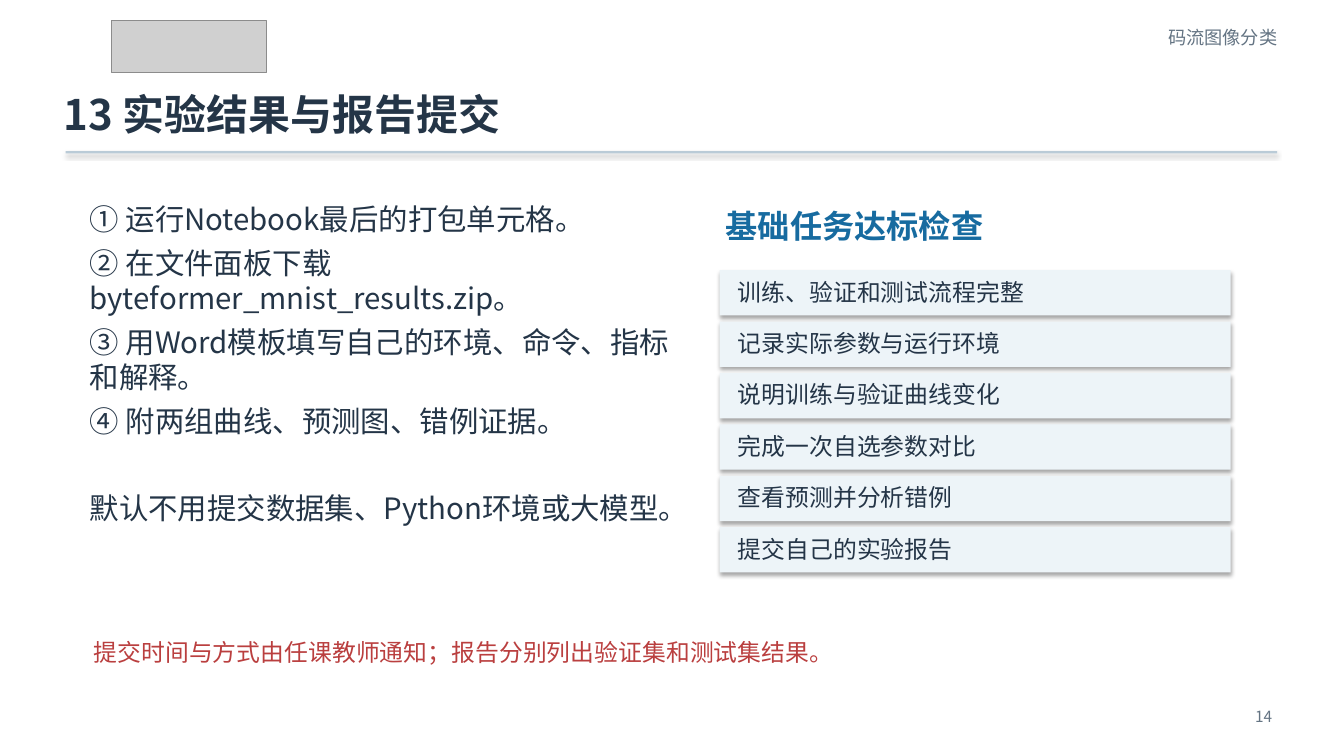
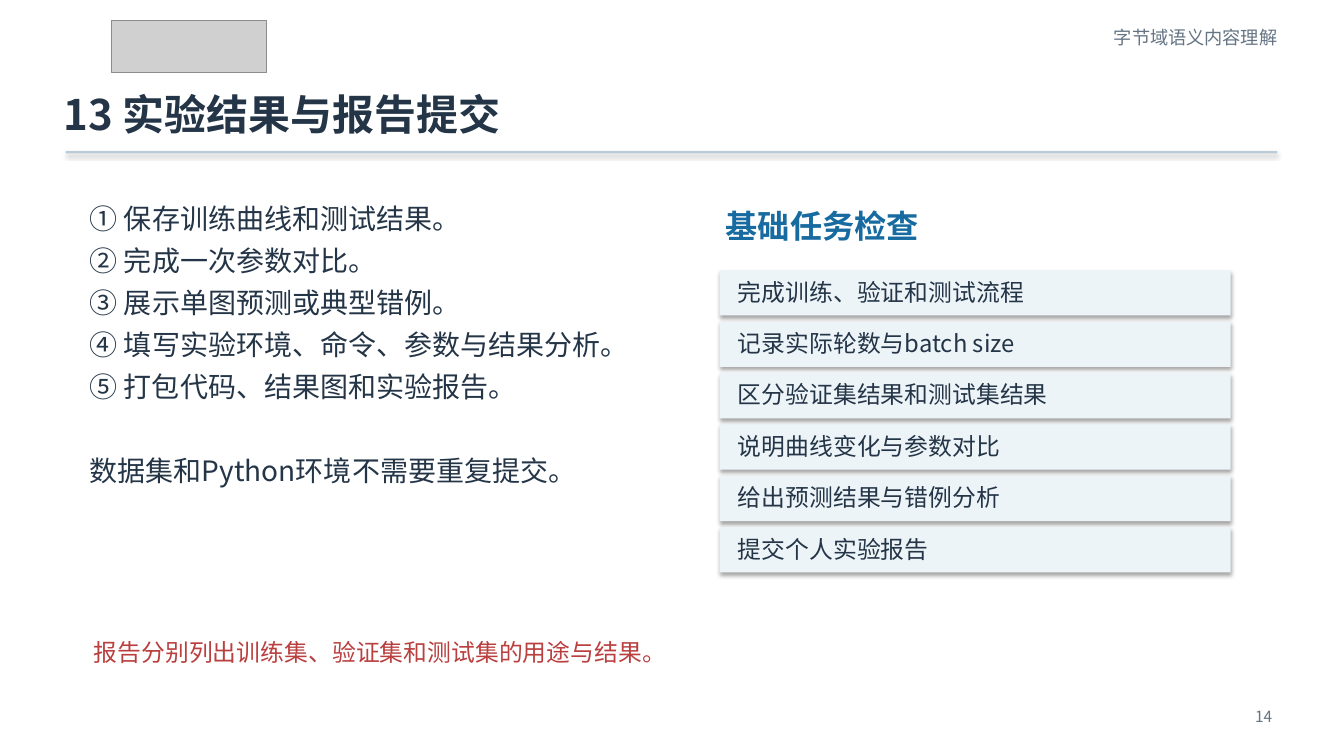
Before and after one commit to Franklin-L/byteformer-mnist-course, a slide deck: slide 14 of docs/ByteFormer_MNIST_零基础实验课.pptx. Drawn at 1344x756 pixels with LibreOffice and Linux fonts; fonts in the diff are those of the drawing; grey boxes stand for pictures. Boxes give left, top, right and bottom in pixels: in the first picture for what was removed or moved away, otherwise in the second. Text is boxed around its words. In the diff, an @@ line names an element or a change of style, - is before the commit and + after.

```diff
--- a/docs/ByteFormer_MNIST_零基础实验课.pptx
+++ b/docs/ByteFormer_MNIST_零基础实验课.pptx
@@ text at (1114, 28, 1277, 46): text changed @@
-码流图像分类
+字节域语义内容理解
@@ text at (90, 205, 629, 488): text changed; size 21 to 20 pt @@
-① 运行Notebook最后的打包单元格。
-② 在文件面板下载byteformer_mnist_results.zip。
-③ 用Word模板填写自己的环境、命令、指标和解释。
-④ 附两组曲线、预测图、错例证据。
-默认不用提交数据集、Python环境或大模型。
+① 保存训练曲线和测试结果。
+② 完成一次参数对比。
+③ 展示单图预测或典型错例。
+④ 填写实验环境、命令、参数与结果分析。
+⑤ 打包代码、结果图和实验报告。
+数据集和Python环境不需要重复提交。
@@ text at (726, 210, 919, 241): text changed @@
-基础任务达标检查
+基础任务检查
@@ text at (738, 281, 1024, 303): text changed @@
-训练、验证和测试流程完整
+完成训练、验证和测试流程
@@ text at (738, 332, 1015, 354): text changed @@
-记录实际参数与运行环境
+记录实际轮数与batch size
@@ text at (738, 383, 1048, 405): text changed @@
-说明训练与验证曲线变化
+区分验证集结果和测试集结果
@@ text at (738, 435, 1000, 457): text changed @@
-完成一次自选参数对比
+说明曲线变化与参数对比
@@ text at (738, 486, 1000, 508): text changed @@
-查看预测并分析错例
+给出预测结果与错例分析
@@ text at (738, 538, 929, 560): text changed @@
-提交自己的实验报告
+提交个人实验报告
@@ text at (94, 641, 666, 663): text changed @@
-提交时间与方式由任课教师通知；报告分别列出验证集和测试集结果。
+报告分别列出训练集、验证集和测试集的用途与结果。
```
Also in this commit, not shown: 6 other slides changed, 9 slides added, 9 slides removed, 9 other files.
